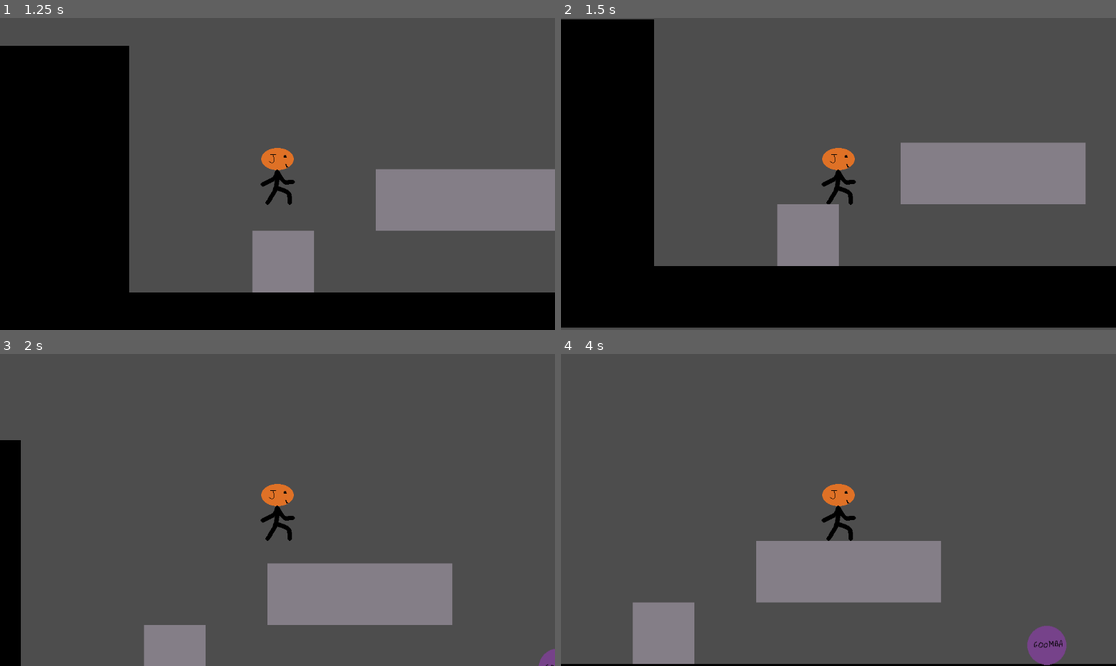
Above: before the commit, frames 1-4 (two rows, left to right).
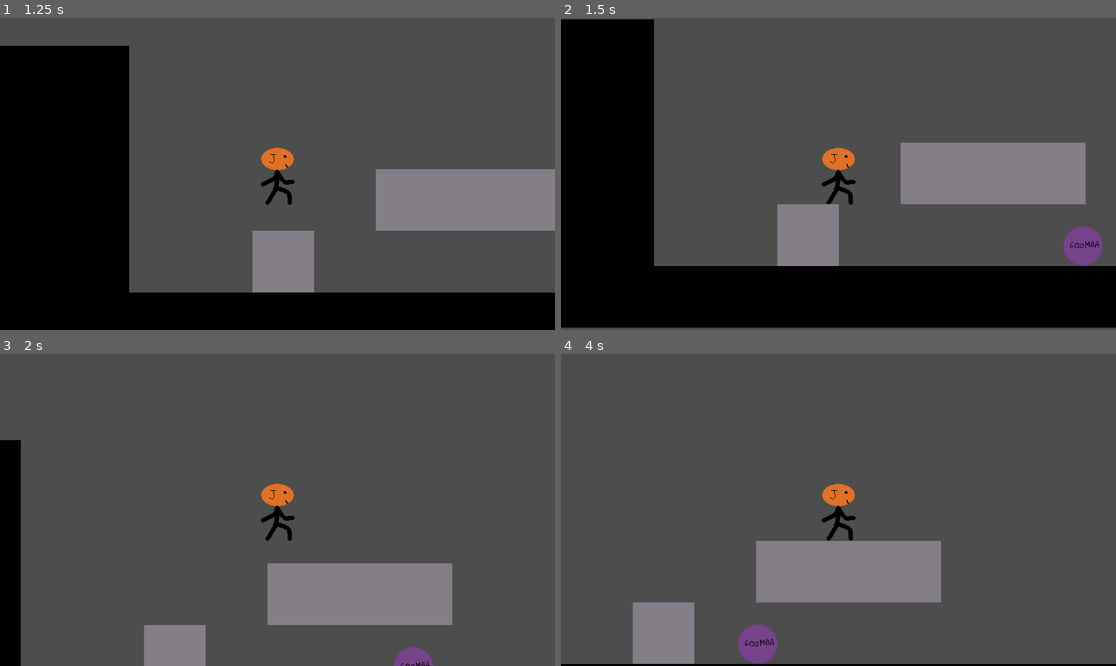
Above: after the commit, the same moments.

Repository: Thanaell/20GamesChallenge
Game: Godot game, scene res://main_scene.tscn
Same seed, same stepped clock (60 frames per second), same inputs: the game is played once before the commit and once after it.
Inputs:
- Up to frame 1 (1.25 s): tap Enter (ui_accept) at 0.5, 0.77 s; hold Right (ui_right) from 0.53 s (still down)
- Up to frame 2 (1.5 s): keep holding Right (ui_right)
- Up to frame 3 (2 s): keep holding Right (ui_right); tap Enter (ui_accept) at 1.52 s
- Up to frame 4 (4 s): release Right (ui_right) at 2.03 s; hold Left (ui_left) 2.03-2.78 s; hold Right (ui_right) from 2.78 s (still down); tap Enter (ui_accept) at 3.02, 3.77 s

Frame 1 is identical in both runs. In frame 2, 0.7% of the frame differs, in the area x 90-98%, y 66-80%; in frame 3, 0.4%; in frame 4, 1.4%, in the area x 31-92%, y 86-100%.

Commit message:
Use Area2D for enemies and fix interactions

Diff:
--- a/Pumpkin-Mario/character.gd
+++ b/Pumpkin-Mario/character.gd
@@ -41,12 +41,6 @@
 	else : $AnimatedSprite2D.scale.x=-1
 	if velocity.x==0 && is_on_floor() : $AnimatedSprite2D.play("idle")
 	move_and_slide()
-	for i in get_slide_collision_count():
-		var collider = get_slide_collision(i).get_collider()
-		if collider is Enemy:
-			if collider.handle_player_collision(-get_slide_collision(i).get_normal()):
-				print("OH NO I DIED")
-				#on_kill_player_collision()
 
 
 func on_kill_player_collision():
--- a/Pumpkin-Mario/character.tscn
+++ b/Pumpkin-Mario/character.tscn
@@ -56,6 +56,7 @@
 height = 126.0
 
 [node name="CharacterBody2D" type="CharacterBody2D"]
+collision_layer = 4
 script = ExtResource("1_fhjbv")
 
 [node name="AnimatedSprite2D" type="AnimatedSprite2D" parent="."]
--- a/Pumpkin-Mario/enemy.gd
+++ b/Pumpkin-Mario/enemy.gd
@@ -1,6 +1,26 @@
-class_name Enemy extends RigidBody2D
+class_name Enemy extends Area2D
+
+var direction: int = -1
+
+@export var speed: float = 300.0
+
+@onready var ray_cast_left = $RayCastLeft
+@onready var ray_cast_right = $RayCastRight
 
 
-# Return a boolean to know whether the player dies on collision
-func handle_player_collision(force_to_apply: Vector2 = Vector2(0.0, 0.0)) -> bool:
-	return true
+func _process(delta):
+	if ray_cast_left.is_colliding() && direction != 0:
+		direction = 1
+	if ray_cast_right.is_colliding() && direction != 0:
+		direction = -1
+
+	position.x += direction * speed * delta
+
+
+func on_kill_player_entered(_body: Node2D):
+	Character.on_kill_player_collision()
+
+
+func on_kill_enemy_entered(_area : Area2D):
+	Character.on_bounce()
+	queue_free()
--- a/Pumpkin-Mario/goomba.gd
+++ b/Pumpkin-Mario/goomba.gd
@@ -1,6 +1 @@
 extends Enemy
-
-
-func on_kill_goomba_entered(_area : Area2D):
-	Character.on_bounce()
-	queue_free()
--- a/Pumpkin-Mario/goomba.tscn
+++ b/Pumpkin-Mario/goomba.tscn
@@ -8,14 +8,16 @@
 [sub_resource type="CircleShape2D" id="CircleShape2D_a12sd"]
 radius = 27.6586
 
-[node name="goomba" type="RigidBody2D" groups=["enemy"]]
+[node name="goomba" type="Area2D" groups=["enemy"]]
+collision_layer = 0
+collision_mask = 4
 script = ExtResource("1_46sua")
 
 [node name="Sprite2D" type="Sprite2D" parent="."]
 texture = ExtResource("1_8r365")
 
 [node name="killGoombaArea" type="Area2D" parent="."]
-collision_layer = 2
+collision_layer = 0
 collision_mask = 2
 
 [node name="killGoombaCollisionShape" type="CollisionShape2D" parent="killGoombaArea"]
@@ -28,4 +30,19 @@
 scale = Vector2(1.27853, -1.14291)
 shape = SubResource("CircleShape2D_a12sd")
 
-[connection signal="area_entered" from="killGoombaArea" to="." method="on_kill_goomba_entered"]
+[node name="RayCastLeft" type="RayCast2D" parent="."]
+position = Vector2(0, 23)
+rotation = 1.5708
+scale = Vector2(1, 0.8)
+collision_mask = 3
+collide_with_areas = true
+
+[node name="RayCastRight" type="RayCast2D" parent="."]
+position = Vector2(0, 23)
+rotation = -1.5708
+scale = Vector2(1, 0.84)
+collision_mask = 3
+collide_with_areas = true
+
+[connection signal="body_entered" from="." to="." method="on_kill_player_entered"]
+[connection signal="area_entered" from="killGoombaArea" to="." method="on_kill_enemy_entered"]
--- a/Pumpkin-Mario/main_scene.tscn
+++ b/Pumpkin-Mario/main_scene.tscn
@@ -10,6 +10,7 @@
 
 [node name="goomba" parent="." instance=ExtResource("2_tjx7n")]
 position = Vector2(1114, 447)
+speed = 150.0
 
 [node name="turtle" parent="." instance=ExtResource("3_yfcmo")]
 position = Vector2(2237, 443)
--- a/Pumpkin-Mario/project.godot
+++ b/Pumpkin-Mario/project.godot
@@ -21,5 +21,6 @@
 
 [layer_names]
 
-2d_physics/layer_1="General"
-2d_physics/layer_2="Kill enemies"
+2d_physics/layer_1="Tilemap"
+2d_physics/layer_2="EnemyKillbox"
+2d_physics/layer_3="PlayerKillbox"
--- a/Pumpkin-Mario/turtle.gd
+++ b/Pumpkin-Mario/turtle.gd
@@ -2,11 +2,9 @@
 
 const up_collider_position: Vector2 = Vector2(9.0, 31.0)
 const down_collider_position: Vector2 = Vector2(-6.0, 39.0)
-const speed_factor: float = 500.0
 
 var is_up: bool = true
 var should_stop: bool = false
-var velocity_factor: float = 0.0
 
 @onready var turtle_stomp_area: Area2D = $stompTurtleArea
 
@@ -16,42 +14,28 @@
 	turtle_stomp_area.position = up_collider_position
 
 
-func _integrate_forces(_state):
-	angular_velocity = 0.0
-	if should_stop:
-		should_stop = false
-		linear_velocity = Vector2(0.0, 0.0)
-	if abs(velocity_factor) > 0.01:
-		linear_velocity.x = velocity_factor * speed_factor
-		velocity_factor = 0.0
+func on_kill_player_entered(body: Node2D):
+	if is_up:
+		Character.on_kill_player_collision()
+	else:
+		if direction != 0.0:
+			Character.on_kill_player_collision()
+		else:
+			if body.position.x - position.x > 0:
+				direction = -1
+			else:
+				direction = 1
 
 
-func handle_player_collision(force_to_apply: Vector2 = Vector2(0.0, 0.0)) -> bool:
-	if is_up:
-		return true
-	else:
-		if abs(linear_velocity.x) > 0.01:
-			return true
-		else:
-			velocity_factor = force_to_apply.x
-			return false
-
-
-func on_stomp_turtle(_area: Area2D):
+func on_kill_enemy_entered(_area : Area2D):
 	Character.on_bounce()
 	if is_up:
 		is_up = false
 		$AnimatedSprite2D.play("down")
 		turtle_stomp_area.position = down_collider_position
+		direction = 0
 	else:
-		if linear_velocity.x <= 0.01:
+		if direction == 0:
 			queue_free()
 		else:
-			should_stop = true
-
-
-func on_body_entered(body: Node):
-	print("enter body " + body.name)
-	var collision_normal: Vector2 = position - body.position
-	if !is_up && abs(Vector2.UP.dot(collision_normal)) < 0.3:
-		linear_velocity.x = collision_normal.x * speed_factor
+			direction = 0
--- a/Pumpkin-Mario/turtle.tscn
+++ b/Pumpkin-Mario/turtle.tscn
@@ -27,10 +27,9 @@
 
 [sub_resource type="CircleShape2D" id="CircleShape2D_rjncn"]
 
-[node name="turtle" type="RigidBody2D" groups=["enemy"]]
-max_contacts_reported = 10
-contact_monitor = true
-linear_damp_mode = 1
+[node name="turtle" type="Area2D" groups=["enemy"]]
+collision_layer = 0
+collision_mask = 4
 script = ExtResource("1_dwn08")
 
 [node name="AnimatedSprite2D" type="AnimatedSprite2D" parent="."]
@@ -43,14 +42,25 @@
 shape = SubResource("RectangleShape2D_ttl67")
 
 [node name="stompTurtleArea" type="Area2D" parent="."]
-position = Vector2(9, 31)
-collision_layer = 2
+position = Vector2(10, -6)
+collision_layer = 0
 collision_mask = 2
 
 [node name="stompTurtleCollisionShape" type="CollisionShape2D" parent="stompTurtleArea"]
-position = Vector2(9, -2)
 scale = Vector2(3.04807, 1.12142)
 shape = SubResource("CircleShape2D_rjncn")
 
-[connection signal="body_entered" from="." to="." method="on_body_entered"]
-[connection signal="area_entered" from="stompTurtleArea" to="." method="on_stomp_turtle"]
+[node name="RayCastLeft" type="RayCast2D" parent="."]
+position = Vector2(11, 55)
+rotation = 1.5708
+collision_mask = 3
+collide_with_areas = true
+
+[node name="RayCastRight" type="RayCast2D" parent="."]
+position = Vector2(-5, 55)
+rotation = -1.5708
+collision_mask = 3
+collide_with_areas = true
+
+[connection signal="body_entered" from="." to="." method="on_kill_player_entered"]
+[connection signal="area_entered" from="stompTurtleArea" to="." method="on_kill_enemy_entered"]
